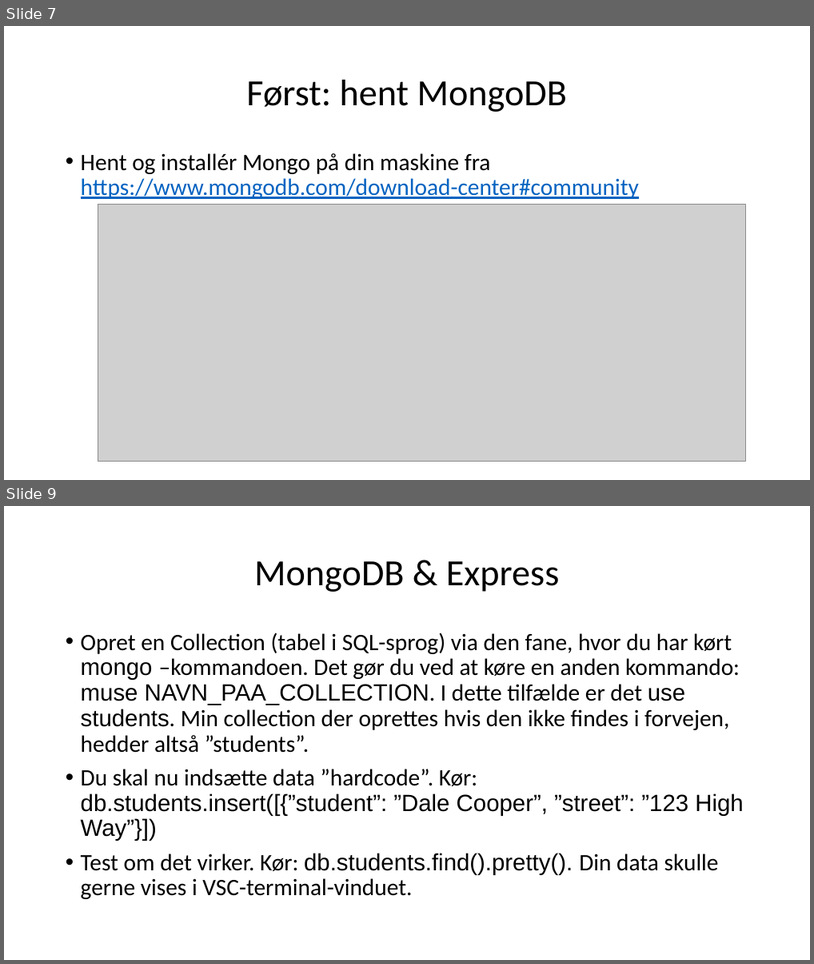
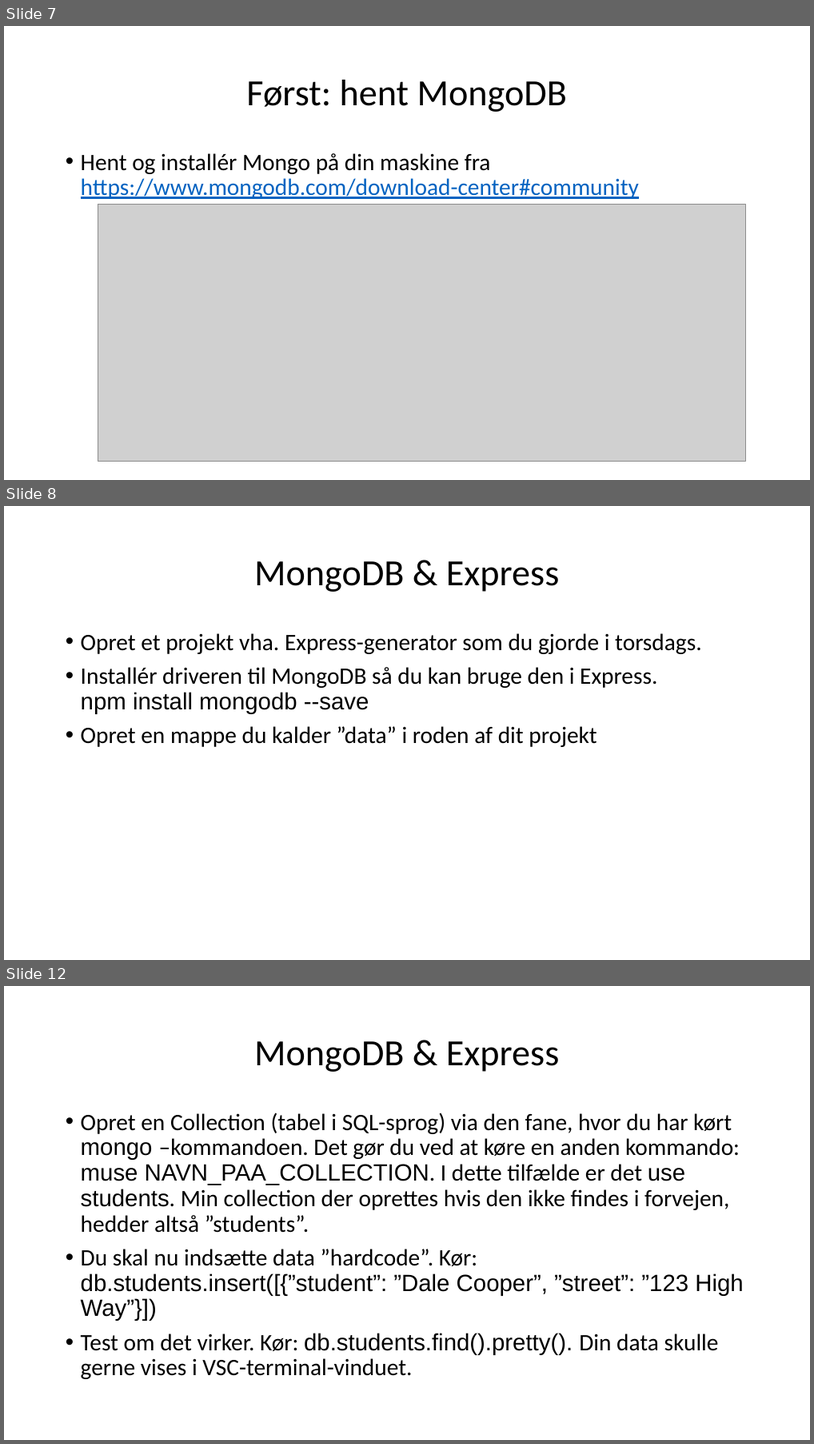
Before and after one commit to svl66/mongodb, a slide deck: MongoDB.pptx. Shown one above the other, each under a label of ours: slides 7 and 9 before the commit, slides 7, 8 and 12 after it; the slides between them are not shown. The pictures are 814x964 and 814x1444 pixels, drawn with LibreOffice and Linux fonts; fonts in the diff are those of the drawing; grey boxes stand for pictures. Boxes give left, top, right and bottom in pixels: in the first picture for what was removed or moved away, otherwise in the second. Text is boxed around its words. In the diff, an @@ line names an element or a change of style, - is before the commit and + after.

```diff
--- a/MongoDB.pptx
+++ b/MongoDB.pptx
@@ slide 8 added at box(4, 506, 810, 960), background #FFFFFF @@
@@ title added at box(254, 561, 559, 592), 44 pt, text #000000 @@
+MongoDB & Express
@@ text added at box(81, 633, 702, 747), 28 pt, text #000000 @@
+• Opret et projekt vha. Express-generator som du gjorde i torsdags.
+• Installér driveren til MongoDB så du kan bruge den i Express. npm install mongodb --save
+• Opret en mappe du kalder ”data” i roden af dit projekt
@@ what was slide 9 is now slide 12 @@
```
Also in this commit, not shown: 1 slide changed, 2 other slides added.
